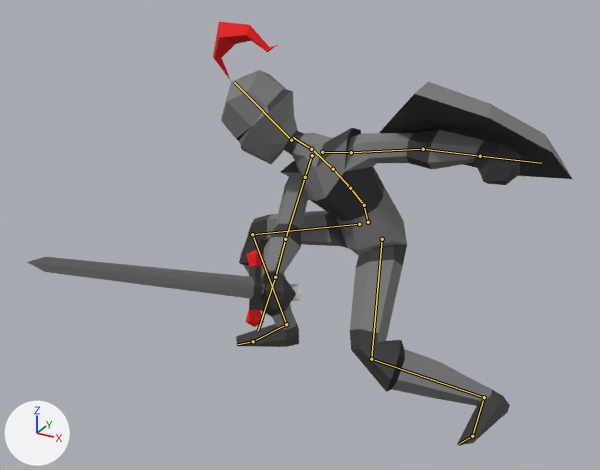
Two versions of the FBX model Assets/Design/free-knight/source/MasterKnightAnimation.fbx, one commit apart.
Rendered twice from a 50 mm camera at (10.46, -19.73, 15.9) aimed at (1.86, -4.09, 8.08). Every picture has the same lights, and +X, +Y and +Z are marked at lower left. The first picture is the older version. Both versions are drawn at frame 264 of the action 'Take 001'; the numbers are the values there. The bones that change, and the others that lie on the model, are drawn over the model as lines.

The first picture shows 'Knight', 'Shield', 'Sword'.
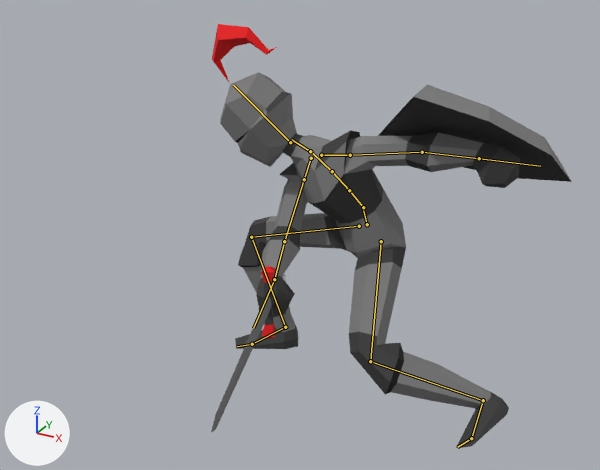
Where the change shows, as pixel boxes (x1, y1, x2, y2) in the pictures (600 x 470 px):
'Knight', posed: before (213, 22, 521, 445); after (212, 24, 520, 448)
'Shield', posed: before (379, 82, 572, 179); after (378, 85, 572, 182)
'Sword', posed (72% narrower, 117% taller): before (27, 250, 300, 327); after (211, 265, 286, 433)
bone 'mixamorig:Hips', root to tip: before (368, 222) to (363, 202); after (367, 224) to (362, 204)
bone 'mixamorig:RightHand', root to tip: before (275, 277) to (258, 330); after (274, 279) to (253, 328)

What the commit changed:
Bone 'mixamorig:Hips' (bone_mixamorig_hips) moves from (176.0, -57.0, -5.0) to (176.0, -63.0, 0.0).
Bone 'mixamorig:RightHand' (bone_mixamorig_righthand) turns from (-23, 46, 34) to (-23, 16, 56) degrees about its own x, y and z.
